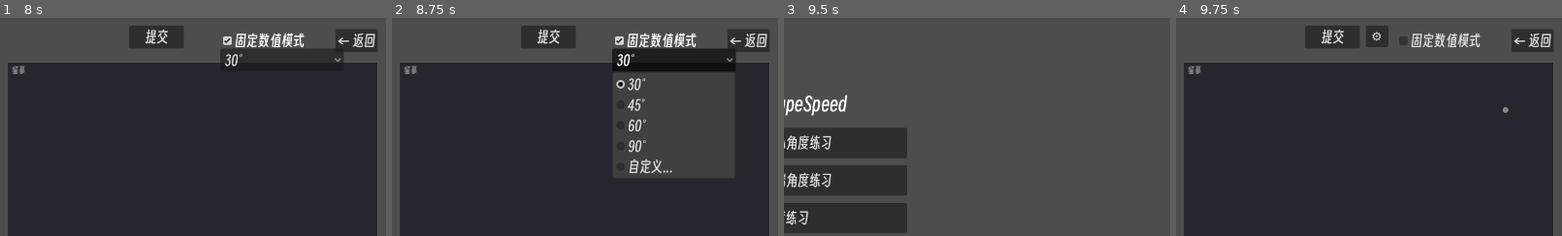
Above: before the commit, frames 1-4 (left to right).
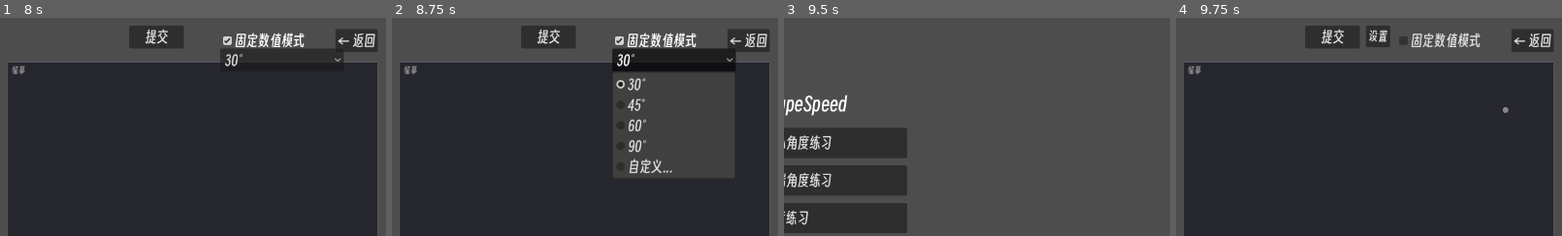
Above: after the commit, the same moments.

Repository: Andl-Liu/ShapeSpeed
Game: Godot game, scene res://src/scenes/menu.tscn
Same seed, same stepped clock (60 frames per second), same inputs: the game is played once before the commit and once after it.
Inputs:
- Up to frame 1 (8 s): click "固定中心角度练习" at 0.5 s; click "提交" at 1.25 s; click "下一题" at 2 s; click "固定数值模式" at 2.75 s; click "30°" at 3.5 s; click "← 返回" at 4.25 s; click "固定一端角度练习" at 5 s; click "提交" at 5.75 s; click "下一题" at 6.5 s; click "固定数值模式" at 7.25 s
- Up to frame 2 (8.75 s): click "30°" at 8 s
- Up to frame 3 (9.5 s): click "← 返回" at 8.75 s
- Up to frame 4 (9.75 s): click "长度练习" at 9.5 s
The pictures show only the part of the screen within x 50-100%, y 0-50%; the shares and areas given below are measured in that part.

Frames 1-3 are identical in both runs. In frame 4, 0.2% of the frame differs, in the area x 50-56%, y 3-14%.

Commit message:
把齿轮的按钮换成了“设置”

Diff:
--- a/src/scenes/main.tscn
+++ b/src/scenes/main.tscn
@@ -23,10 +23,10 @@
 anchors_preset = -1
 offset_left = 950.0
 offset_top = 14.0
-offset_right = 987.0
+offset_right = 990.0
 offset_bottom = 50.0
 theme_override_font_sizes/font_size = 20
-text = "⚙"
+text = "设置"
 
 [node name="HintLabel" type="Label" parent="UI" unique_id=293832943]
 offset_left = 340.0
